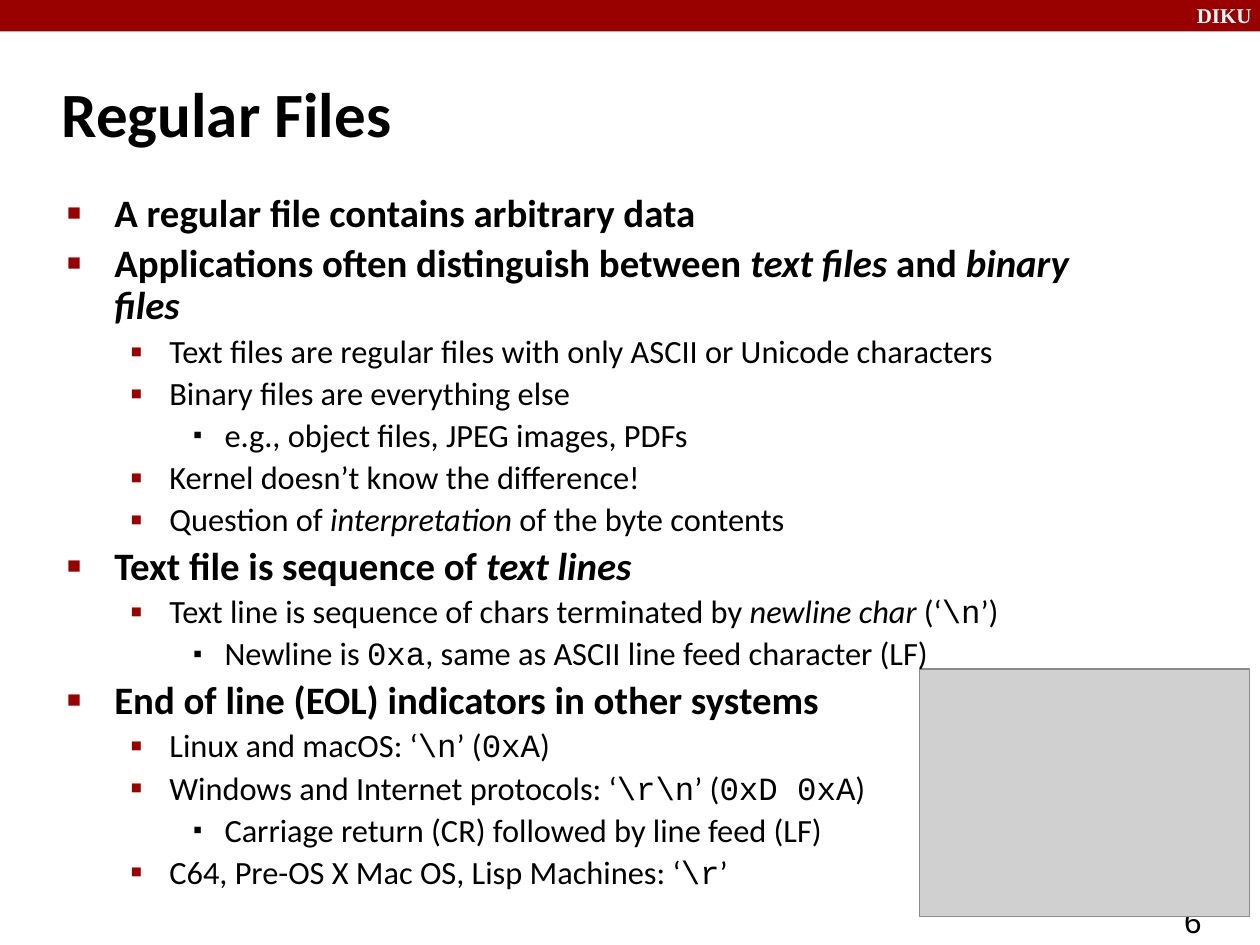
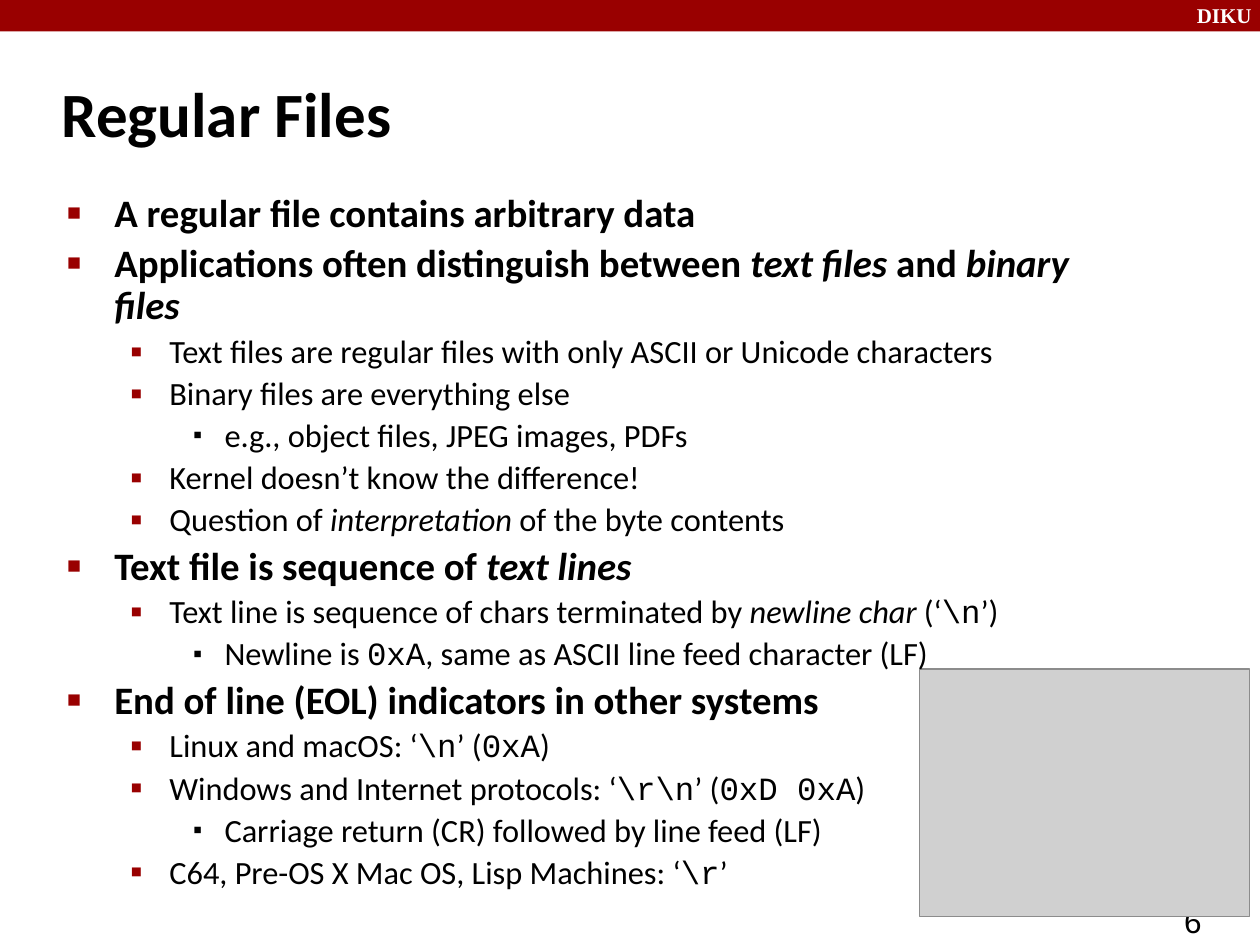
Before and after one commit to diku-compSys/compSys-e2020-pub, a slide deck: slide 6 of material/201118_system_io/system_io.odp. Drawn at 1260x945 pixels with LibreOffice and Linux fonts; fonts in the diff are those of the drawing; grey boxes stand for pictures. Boxes give left, top, right and bottom in pixels: in the first picture for what was removed or moved away, otherwise in the second. Text is boxed around its words. In the diff, an @@ line names an element or a change of style, - is before the commit and + after.

```diff
--- a/material/201118_system_io/system_io.odp
+++ b/material/201118_system_io/system_io.odp
@@ text at bbox=[225, 641, 928, 674]: text changed @@
-    ▪ Newline is 0xa, same as ASCII line feed character (LF)
+    ▪ Newline is 0xA, same as ASCII line feed character (LF)
```
Also in this commit, not shown: 1 other slide changed.
